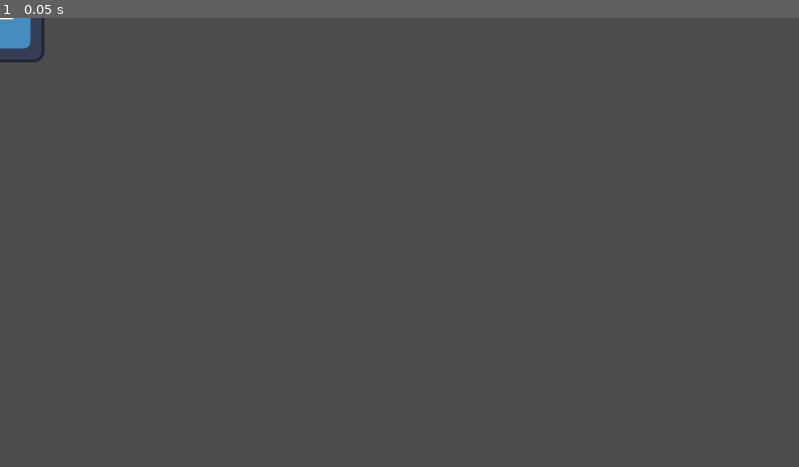
Above: before the commit, frame 1.
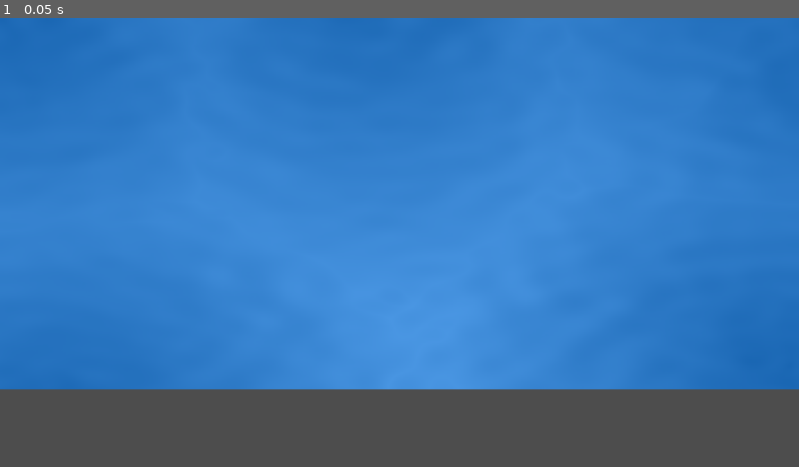
Above: after the commit, the same moment.

Repository: DavveDP/gamejam-ancient
Game: Godot game, scene res://main.tscn
The game is run twice, just before and just after one commit, with the same random seed, the same clock (stepped at 60 frames per second) and the same inputs. The project has no main scene, so this scene is started directly. The engine's default icon, where the game draws it, is replaced by a stand-in: a white triangle on a blue panel in a dark square.
Inputs:
- Up to frame 1 (0.05 s): no input

The runs differ from the first frame. In frame 1, 83% of the frame differs, in the area x 0-100%, y 0-83%.

Commit message:
Added water

Diff:
--- a/main.tscn
+++ b/main.tscn
@@ -1,14 +1,13 @@
-[gd_scene load_steps=4 format=3 uid="uid://d3bk6c558v548"]
+[gd_scene load_steps=3 format=3 uid="uid://d3bk6c558v548"]
 
-[ext_resource type="Texture2D" uid="uid://bvppusv2l61dv" path="res://icon.svg" id="1_gru77"]
 [ext_resource type="PackedScene" uid="uid://dfb07rrha55v3" path="res://player.tscn" id="1_uqc1w"]
-
-[sub_resource type="ShaderMaterial" id="ShaderMaterial_doas8"]
+[ext_resource type="Material" uid="uid://l440spd104yq" path="res://water.tres" id="2_o6jfq"]
 
 [node name="Root" type="Node2D"]
 
 [node name="Player" parent="." instance=ExtResource("1_uqc1w")]
 
-[node name="Water" type="Sprite2D" parent="."]
-material = SubResource("ShaderMaterial_doas8")
-texture = ExtResource("1_gru77")
+[node name="Water" type="ColorRect" parent="."]
+material = ExtResource("2_o6jfq")
+offset_right = 1152.0
+offset_bottom = 536.0
--- /dev/null
+++ b/screen_sprite.gd
@@ -0,0 +1,15 @@
+@tool
+extends Sprite2D
+class_name ScreenSprite2D
+
+@export var width: float = 1.0;
+@export var height: float = 1.0;
+
+func _ready():
+	print('hello')
+
+func _process(_delta):
+	centered = false;
+	region_enabled = true;
+	region_rect = Rect2(position.x, position.y, get_viewport().size.x * width, get_viewport().size.y * height);
+	print('hello')
--- /dev/null
+++ b/water.tres
@@ -0,0 +1,18 @@
+[gd_resource type="ShaderMaterial" load_steps=3 format=3 uid="uid://l440spd104yq"]
+
+[ext_resource type="Shader" path="res://water_shader.gdshader" id="1_ijct3"]
+[ext_resource type="Texture2D" uid="uid://djl8rfifbe4tx" path="res://water_distortion.png" id="2_0xd6l"]
+
+[resource]
+shader = ExtResource("1_ijct3")
+shader_parameter/tint = Vector4(0.1, 0.4, 0.7, 1)
+shader_parameter/speed = 0.1
+shader_parameter/_noise_scale = 0.1
+shader_parameter/cutoff = 0.19
+shader_parameter/_noise_scroll_speed = Vector2(-0.03, 0.01)
+shader_parameter/_columns = 2.0
+shader_parameter/_rows = 1.0
+shader_parameter/_vornoi_amplitude = 0.2
+shader_parameter/_vornoi_scroll_speed = Vector2(-0.3, -0.02)
+shader_parameter/distortion_scale = 0.27
+shader_parameter/distortion = ExtResource("2_0xd6l")
--- /dev/null
+++ b/water_shader.gdshader
@@ -0,0 +1,86 @@
+shader_type canvas_item;
+
+
+uniform vec4 tint;
+uniform float speed;
+group_uniforms Noise;
+uniform float _noise_scale = 10.0;
+uniform float cutoff: hint_range(0.0, 1.0, 0.01) = 0.77;
+uniform vec2 _noise_scroll_speed;
+
+group_uniforms Vornoi;
+uniform float _columns = 3;
+uniform float _rows = 6;
+uniform float _vornoi_amplitude = 0.1;
+uniform vec2 _vornoi_scroll_speed;
+
+group_uniforms Distortion;
+uniform sampler2D distortion;
+uniform float distortion_scale: hint_range(0.0, 1.0, 0.1) = 0.27;
+
+float randomf(vec2 uv) {
+	return (fract(sin(dot(uv.xy,
+		vec2(12.9898,78.233))) * 43758.5453123));
+}
+
+vec2 perlin_random(vec2 uv){
+    uv = vec2( dot(uv, vec2(127.1,311.7) ),
+               dot(uv, vec2(269.5,183.3) ) );
+    return -1.0 + 2.0 * fract(sin(uv) * 43758.5453123);
+}
+
+vec2 random(vec2 uv) {
+	return vec2(randomf(uv));
+}
+
+float vornoi(vec2 uv, float columns, float rows) {
+
+	vec2 index_uv = floor(vec2(uv.x * columns, uv.y * rows));
+	vec2 fract_uv = fract(vec2(uv.x * columns, uv.y * rows));
+
+	float minimum_dist = 1.0;
+
+	for (int y= -1; y <= 1; y++) {
+		for (int x= -1; x <= 1; x++) {
+			vec2 neighbor = vec2(float(x),float(y));
+			vec2 point = random(index_uv + neighbor);
+
+			vec2 diff = neighbor + point - fract_uv;
+			float dist = length(diff);
+			minimum_dist = min(minimum_dist, dist);
+		}
+	}
+
+	return minimum_dist;
+}
+
+float noise(vec2 uv) {
+    vec2 uv_index = floor(uv);
+    vec2 uv_fract = fract(uv);
+
+    vec2 blur = smoothstep(0.0, 1.0, uv_fract);
+
+    return mix( mix( dot( perlin_random(uv_index + vec2(0.0,0.0) ), uv_fract - vec2(0.0,0.0) ),
+                     dot( perlin_random(uv_index + vec2(1.0,0.0) ), uv_fract - vec2(1.0,0.0) ), blur.x),
+                mix( dot( perlin_random(uv_index + vec2(0.0,1.0) ), uv_fract - vec2(0.0,1.0) ),
+                     dot( perlin_random(uv_index + vec2(1.0,1.0) ), uv_fract - vec2(1.0,1.0) ), blur.x), blur.y) + 0.5;
+}
+
+void fragment() {
+	// Create a stylized water effect with a blue color
+    vec4 waterColor = tint;
+
+    // Create a wave effect using fbm and voronoi noise
+	vec2 _distortion_sample = (texture(distortion, UV).xy * 2.0 - 1.0) * distortion_scale;
+
+	float noise = noise (((UV + _noise_scroll_speed * TIME) * _noise_scale) + _distortion_sample);
+	noise = step(noise, cutoff);
+
+	float vornoi = vornoi(UV + _vornoi_scroll_speed * TIME  + _distortion_sample * 0.6, _columns, _rows) * _vornoi_amplitude;
+
+    float wave = noise + vornoi;
+
+    // Apply the wave effect to the water color
+    COLOR = waterColor + wave;
+	//COLOR = vec4(vec3(noise), 1);
+}
Not shown, added: export_presets.cfg
Binary file added: water_distortion.png
Not shown, added: water_distortion.png.import
